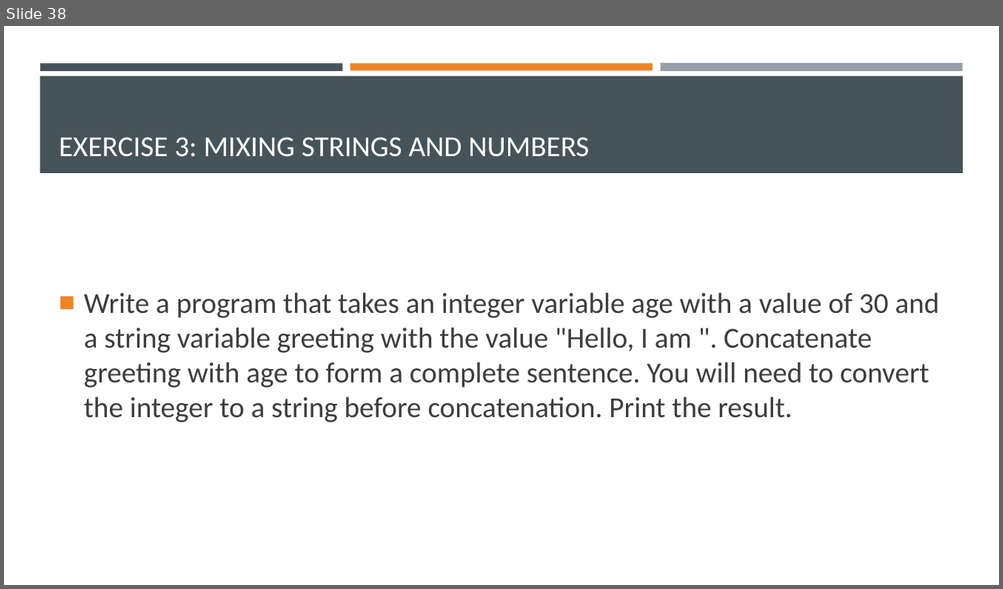
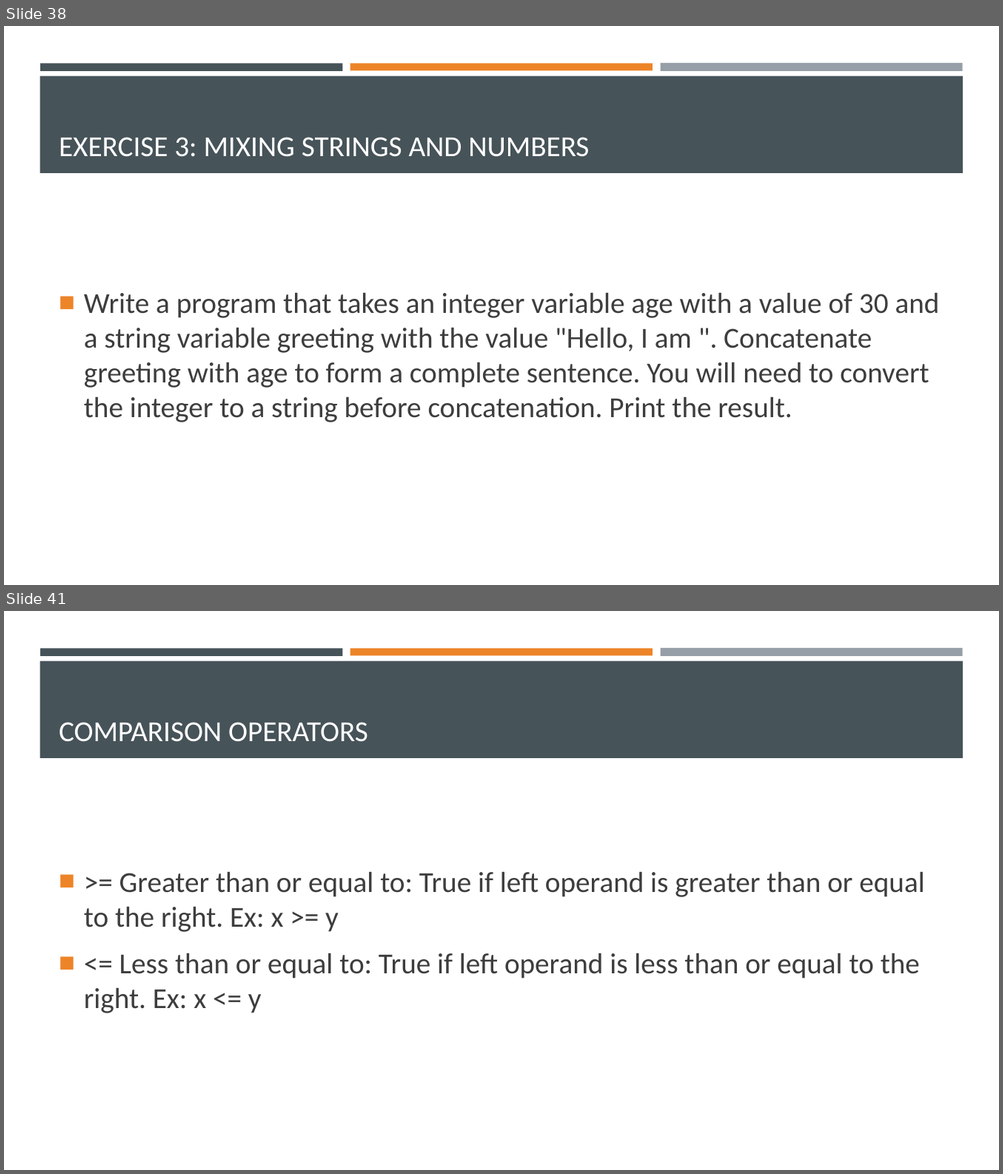
Before and after one commit to Ghost0396/iot, a slide deck: python/Python 3.pptx. Shown one above the other, each under a label of ours: slide 38 before the commit, slides 38 and 41 after it; the slides between them are not shown. The pictures are 1003x589 and 1003x1174 pixels, drawn with LibreOffice and Linux fonts; fonts in the diff are those of the drawing. Boxes give left, top, right and bottom in pixels: in the first picture for what was removed or moved away, otherwise in the second. Text is boxed around its words. In the diff, an @@ line names an element or a change of style, - is before the commit and + after.

```diff
--- a/python/Python 3.pptx
+++ b/python/Python 3.pptx
@@ slide 41 added at (4, 611, 999, 1170), background #FFFFFF; not listed: 4 template elements that a slide beside it also shows @@
@@ title added at (59, 722, 368, 742), 28 pt, text #FFFFFF @@
+COMPARISON OPERATORS
@@ text added at (84, 871, 924, 1014), 28 pt, text #3D3D3D @@
+■ >= Greater than or equal to: True if left operand is greater than or equal to the right. Ex: x >= y
+■ <= Less than or equal to: True if left operand is less than or equal to the right. Ex: x <= y
```
Also in this commit, not shown: 4 slides changed, 14 other slides added, 5 other files.
